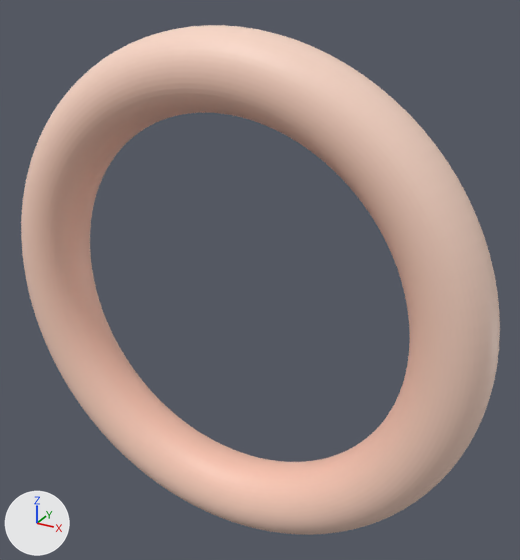
A saved change to the glTF model docs/assets/torus_grid_sweep/torus_R1_r0.glb.
Rendered twice from a camera (50 mm lens) standing at (9.26, -15.03, 8.42) and looking at (0.64, 0.64, 0.58). The axes (+X, +Y, +Z) are drawn at lower left. The lights are the same throughout. The older version comes first. Where no turn or scale is listed for an object, it has been applied to the vertices.

The first picture shows 'geometry_0'.
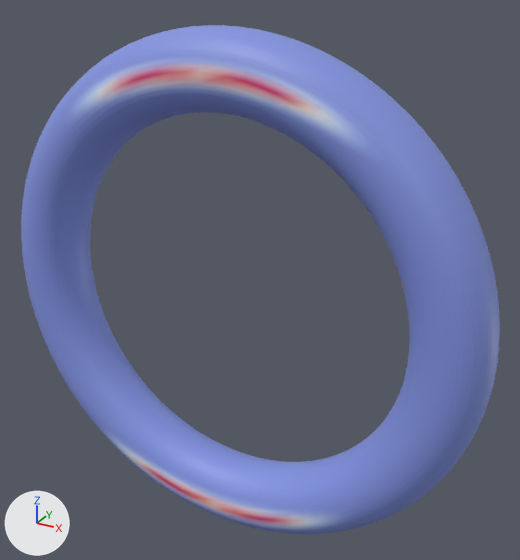
The edits, one by one:
me_geometry_0 has 5000 vertices, 10000 faces and spans x -7.11..7.11, y -1.0..1.0, z -7.11..7.11.
me_geometry_0 is used by ob_geometry_0; location (0.0, 0.0, 0.0).
me_geometry_0 part 1: 10000 faces centred in x -7.1..7.1, y -1.0..1.0, z -7.1..7.1 are repainted in the vertex colours; the middle colour goes from beige #fbd2bf to blue #8394e1.

Location of each change, (x1, y1, x2, y2) in pixels of the pictures (520 x 560 px):
part 1 of me_geometry_0, recoloured (beige to blue)
    both: (21, 25, 500, 535)
